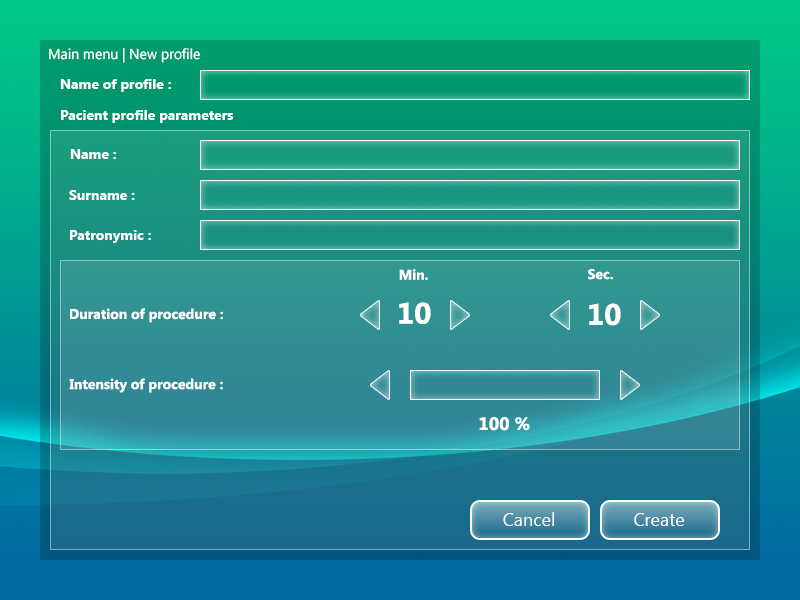
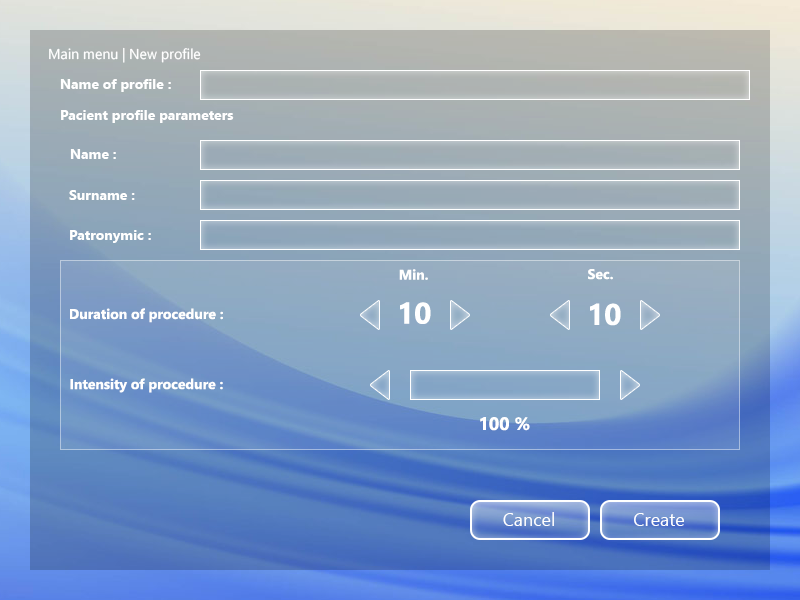
Comparing the layer stacks of the two 800x600 images. Changes:
painted on "Главное меню | Новый профиль" over [174,48,201,60]
painted on "Intensity of procedure :" over [69,379,74,390]
painted on "10" (1st of 2, in "Menu" › "Parameters" › "Keyboard replace" › "Laser parameters") over [589,303,621,325]
painted on "10" (2nd of 2, in "Menu" › "Parameters" › "Keyboard replace" › "Laser parameters") over [399,302,431,324]
painted on "100 %" over [479,417,509,430]
painted on "Create" (4th of 4, in "Menu" › "Parameters" › "Keyboard replace" › "Buttons" › "Create") over [634,513,660,526]
added layer "Work Panel Rasterized" in group "Menu" over [0,0,800,600]
